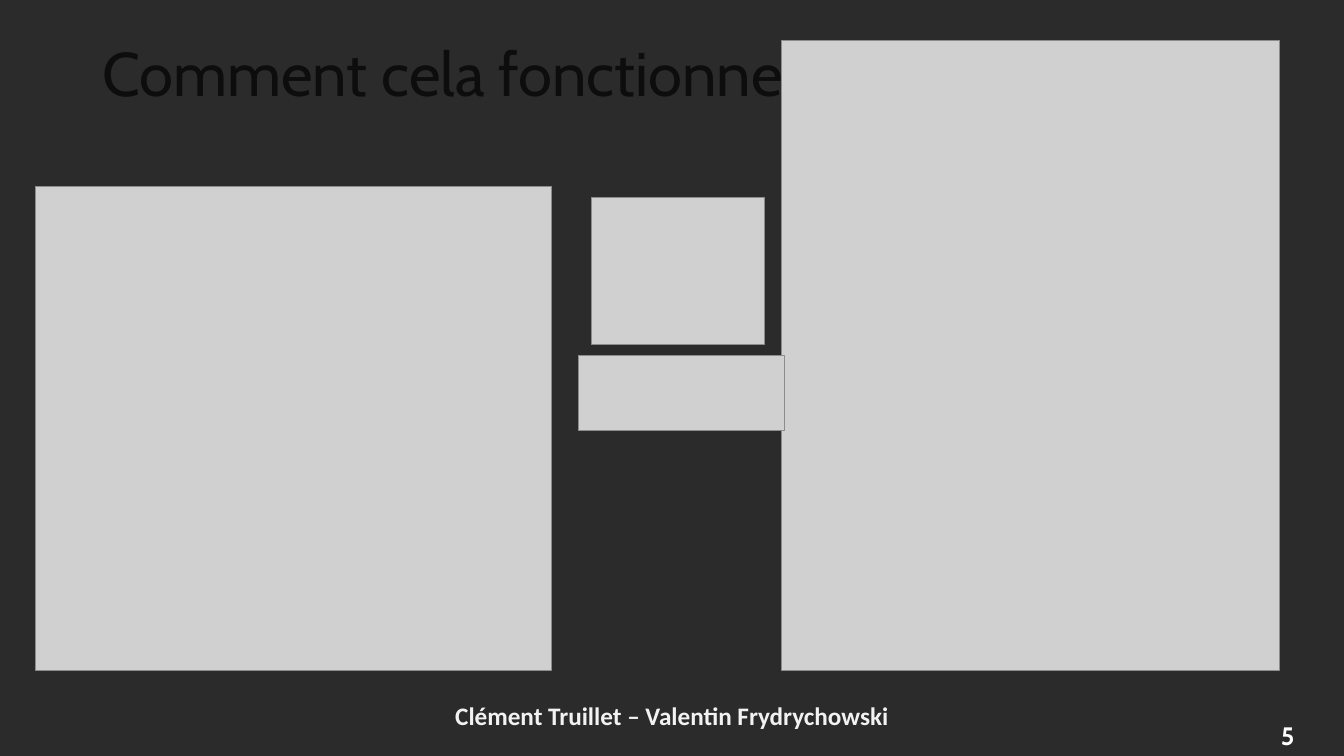
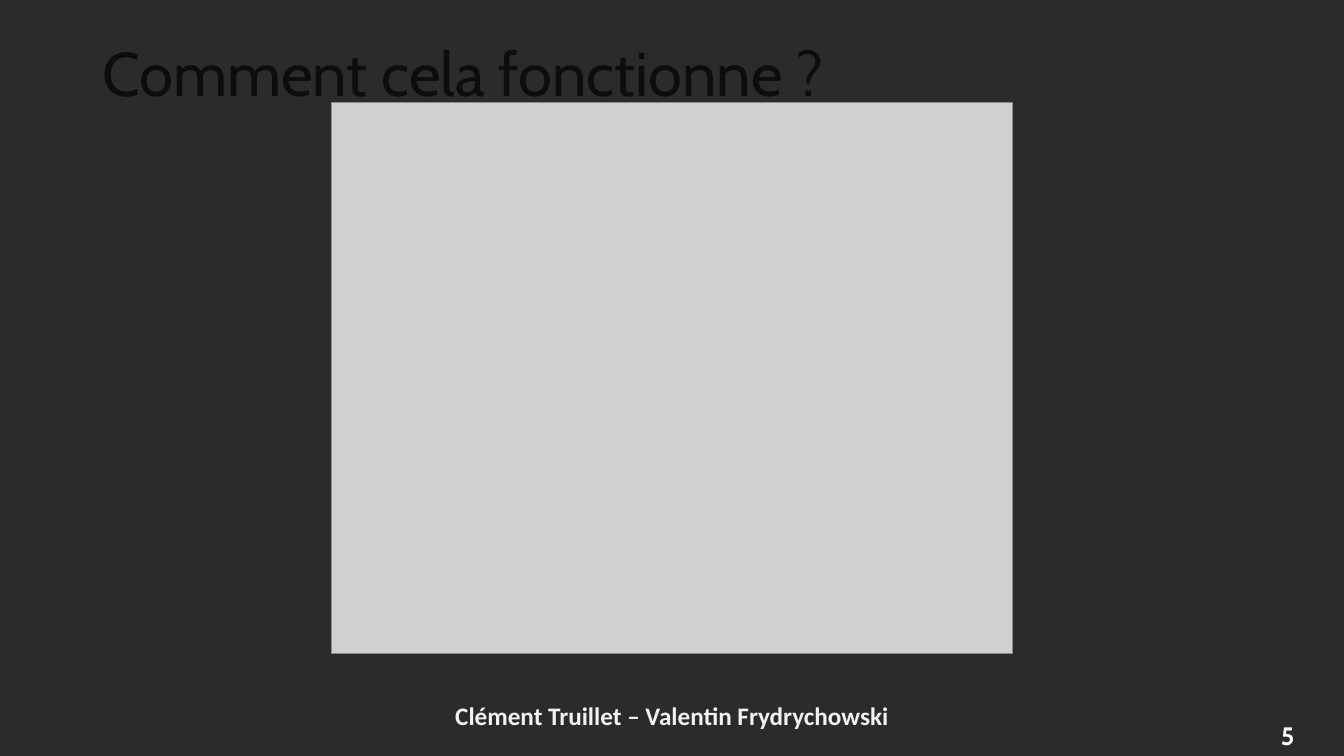
Before and after one commit to ctruillet/KreGit, a slide deck: slide 6 of doc/Presentation.pptx. Drawn at 1344x756 pixels with LibreOffice and Linux fonts; fonts in the diff are those of the drawing; grey boxes stand for pictures; background and template pictures are left out; a plain dark background stands for a picture behind light text. Boxes give left, top, right and bottom in pixels: in the first picture for what was removed or moved away, otherwise in the second. Text is boxed around its words. In the diff, an @@ line names an element or a change of style, - is before the commit and + after.

```diff
--- a/doc/Presentation.pptx
+++ b/doc/Presentation.pptx
@@ picture removed at bbox=[781, 40, 1279, 670] @@
@@ picture added at bbox=[332, 103, 1012, 653] @@
@@ picture removed at bbox=[35, 187, 552, 670] @@
@@ picture removed at bbox=[592, 198, 765, 345] @@
@@ picture removed at bbox=[579, 356, 784, 432] @@
```
Also in this commit, not shown: 12 other files.
